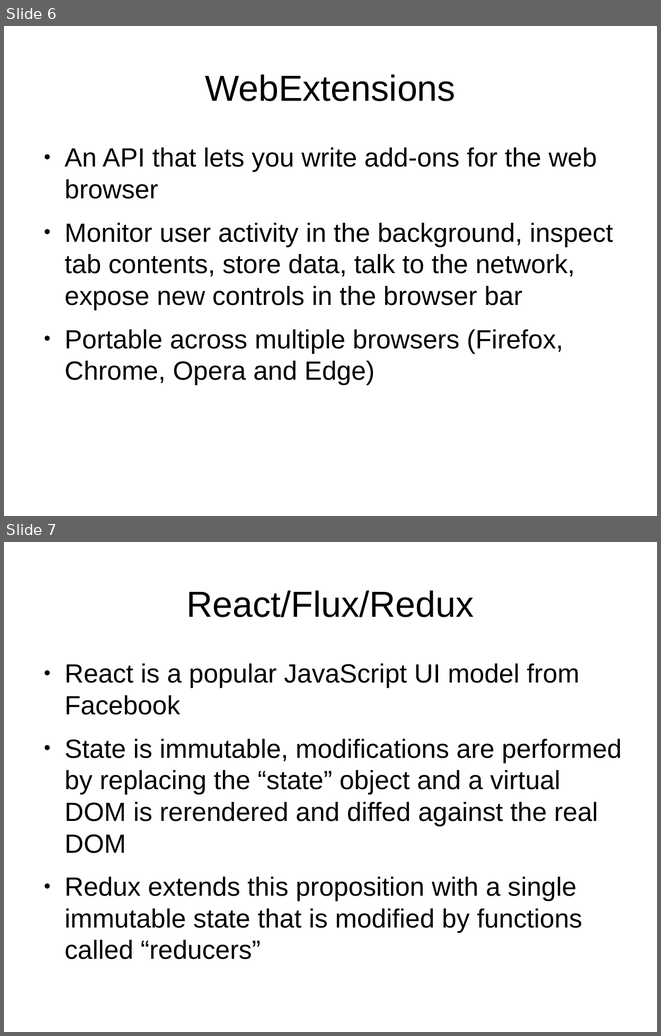
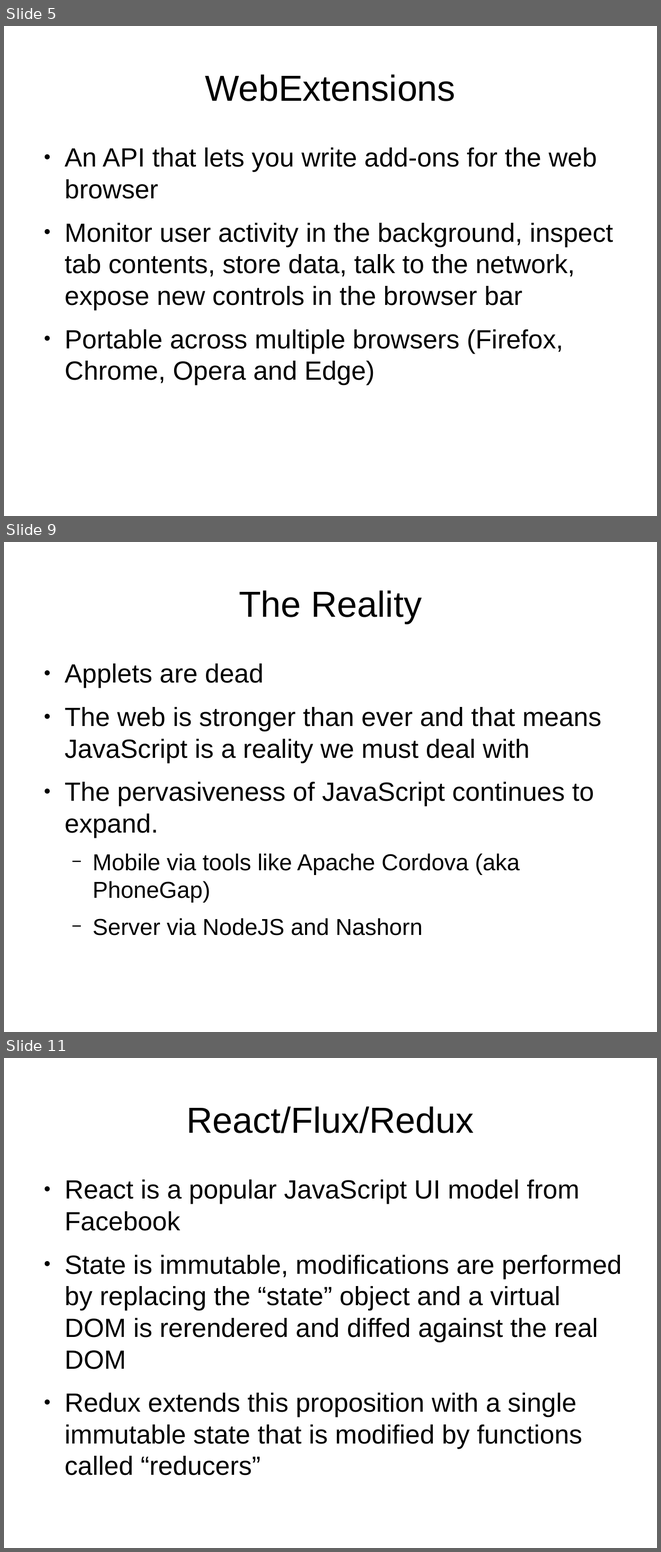
Before and after one commit to filterbubbler/java-tour-slides, a slide deck: java-talk.odp. Shown one above the other, each under a label of ours: slides 6 and 7 before the commit, slides 5, 9 and 11 after it; the slides between them are not shown. The pictures are 661x1036 and 661x1552 pixels, drawn with LibreOffice and Linux fonts; fonts in the diff are those of the drawing. Boxes give left, top, right and bottom in pixels: in the first picture for what was removed or moved away, otherwise in the second. Text is boxed around its words. In the diff, an @@ line names an element or a change of style, - is before the commit and + after.

```diff
--- a/java-talk.odp
+++ b/java-talk.odp
@@ slide 9 added at [4, 542, 657, 1032], background #FFFFFF @@
@@ title added at [239, 590, 422, 623], 44 pt, text #000000 @@
+The Reality
@@ text added at [64, 663, 601, 935], 32 pt, text #000000 @@
+● Applets are dead
+● The web is stronger than ever and that means JavaScript is a reality we must deal with
+● The pervasiveness of JavaScript continues to expand.
+  − Mobile via tools like Apache Cordova (aka PhoneGap)
+  − Server via NodeJS and Nashorn
@@ what was slide 6 is now slide 5 @@
@@ what was slide 7 is now slide 11 @@
```
Also in this commit, not shown: 1 slide changed, 10 other slides added, 2 slides removed, 1 other file.
